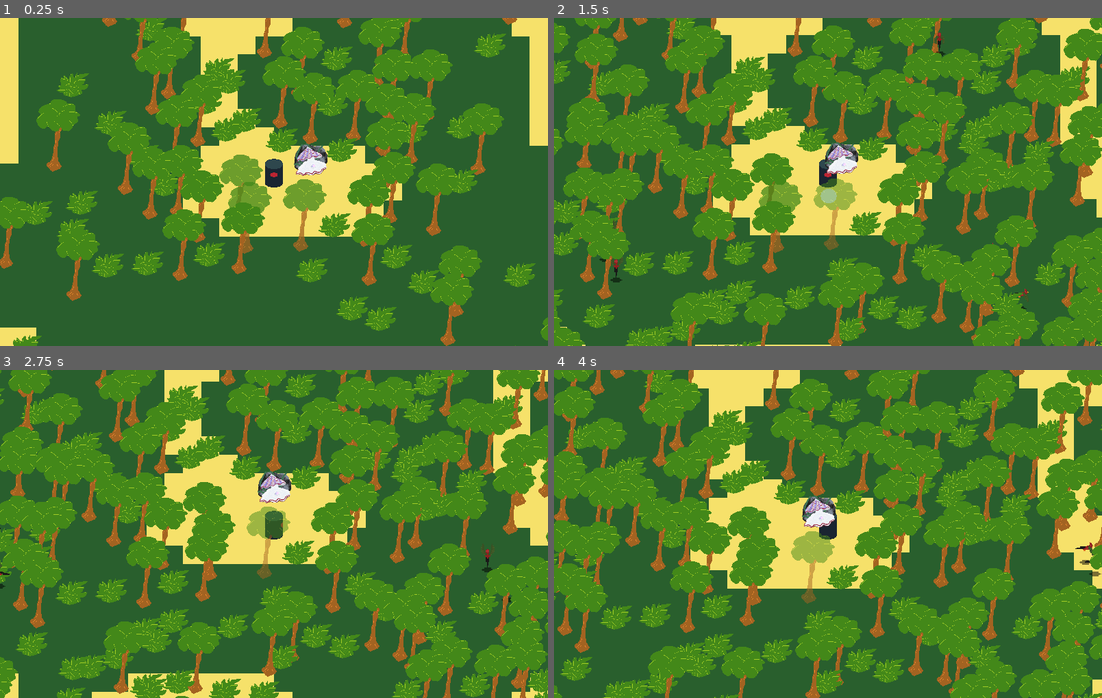
Above: before the commit, frames 1-4 (two rows, left to right).
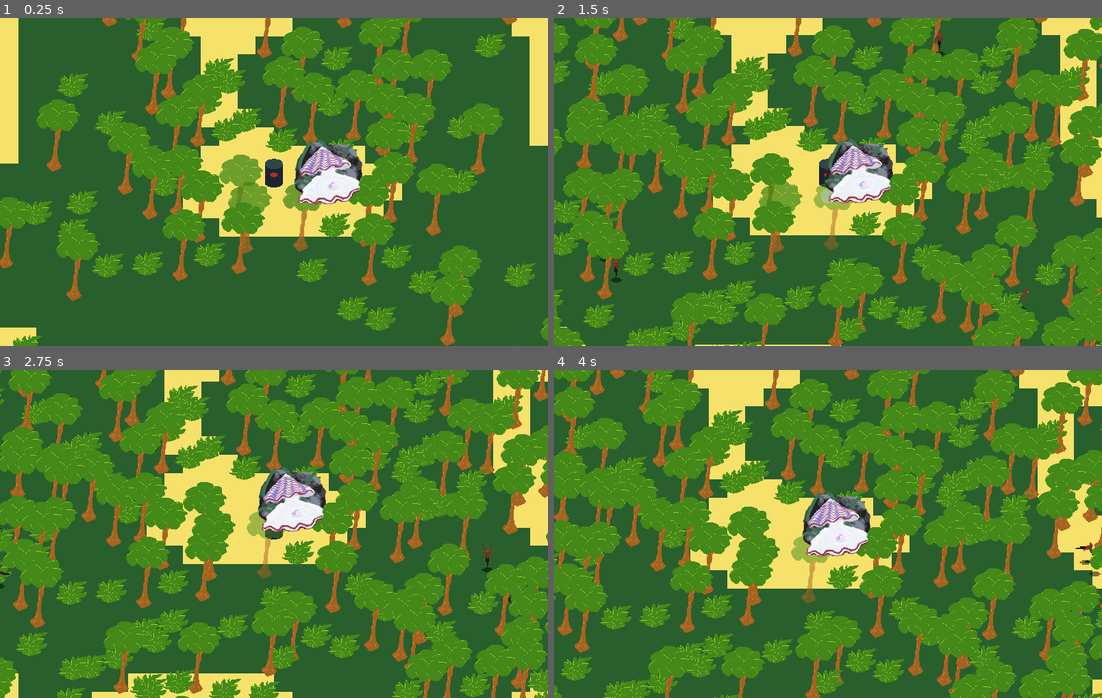
Above: after the commit, the same moments.

Repository: gamkedo-la/Jungle-Adventure
Game: Godot game, scene res://TestScenes/KyleTest.tscn
Two runs of this game, one before a commit and one after it. Both use one fixed random seed, a clock stepped at 60 frames per second and the inputs below. This scene is started directly instead of the project's main scene.
Inputs (mouse positions are in pixels of both pictures, inside the frame that each line leads up to):
- Up to frame 1 (0.25 s): no input
- Up to frame 2 (1.5 s): move the mouse to (948, 165) at 0.52 s; hold Right (ui_right) 0.53-1.28 s; tap C (action) at 0.6, 1.35 s; move the mouse to (718, 198) at 1.27 s; hold Down (ui_down) from 1.28 s (still down)
- Up to frame 3 (2.75 s): move the mouse to (328, 461) at 2.02 s; release Down (ui_down) at 2.03 s; hold Right (ui_right) from 2.03 s (still down); tap C (action) at 2.1 s
- Up to frame 4 (4 s): move the mouse to (800, 599) at 2.77 s; release Right (ui_right) at 2.78 s; hold Up (ui_up) 2.78-3.53 s; tap C (action) at 2.85, 3.6 s; move the mouse to (992, 583) at 3.52 s; hold Left (ui_left) from 3.53 s (still down)

The runs differ from the first frame. In frame 1, 2.0% of the frame differs, in the area x 53-67%, y 37-57%; in frame 2, 2.0%; in frame 3, 2.0%; in frame 4, 2.0%.

Commit message:
Resized Burping Clam (Scale: 2) and tuned animation timing slightly.  Sprite will likely need to be redone at 256x256.

Diff:
--- a/Landmarks/BurpingClam.tscn
+++ b/Landmarks/BurpingClam.tscn
@@ -15,7 +15,7 @@
 tracks/0/imported = false
 tracks/0/enabled = true
 tracks/0/keys = {
-"times": PoolRealArray( 0, 5, 5.1, 5.2, 5.3, 5.4, 5.5, 5.6, 5.7, 22, 22.1, 22.2, 22.5, 22.6, 22.8, 23.1, 23.2, 23.3, 23.4, 23.6, 23.7, 23.8, 23.9 ),
+"times": PoolRealArray( 0, 5, 5.1, 5.2, 5.3, 5.4, 5.5, 5.6, 5.7, 22, 22.1, 22.2, 22.4, 22.5, 22.6, 22.7, 22.8, 23, 23.1, 23.2, 23.7, 23.8, 23.9 ),
 "transitions": PoolRealArray( 1, 1, 1, 1, 1, 1, 1, 1, 1, 1, 1, 1, 1, 1, 1, 1, 1, 1, 1, 1, 1, 1, 1 ),
 "update": 1,
 "values": [ 0, 1, 3, 4, 5, 6, 7, 8, 9, 9, 10, 11, 12, 13, 14, 15, 16, 17, 18, 19, 19, 19, 19 ]
@@ -34,17 +34,19 @@
 }
 
 [node name="BurpingClam" type="Node2D"]
+scale = Vector2( 2, 2 )
 script = ExtResource( 2 )
 
 [node name="Sprite" type="Sprite" parent="."]
 texture = ExtResource( 1 )
 hframes = 20
+frame = 9
 
 [node name="AnimationPlayer" type="AnimationPlayer" parent="."]
 method_call_mode = 1
 "anims/Open and Close" = SubResource( 1 )
 
 [node name="ClamBubbles" parent="." instance=ExtResource( 3 )]
-position = Vector2( 28.9586, 22.6019 )
+position = Vector2( 10.0649, 22.4253 )
 emitting = false
 amount = 760
--- a/TestScenes/KyleTest.tscn
+++ b/TestScenes/KyleTest.tscn
@@ -341,6 +341,7 @@
 position = Vector2( 704.792, 310.431 )
 
 [node name="Sprite" parent="BurpingClam" index="0"]
+position = Vector2( 30.1699, 25.4558 )
 frame = 19
 
 [editable path="RoomGenerator/BranchForRooms/StartingRoom"]
